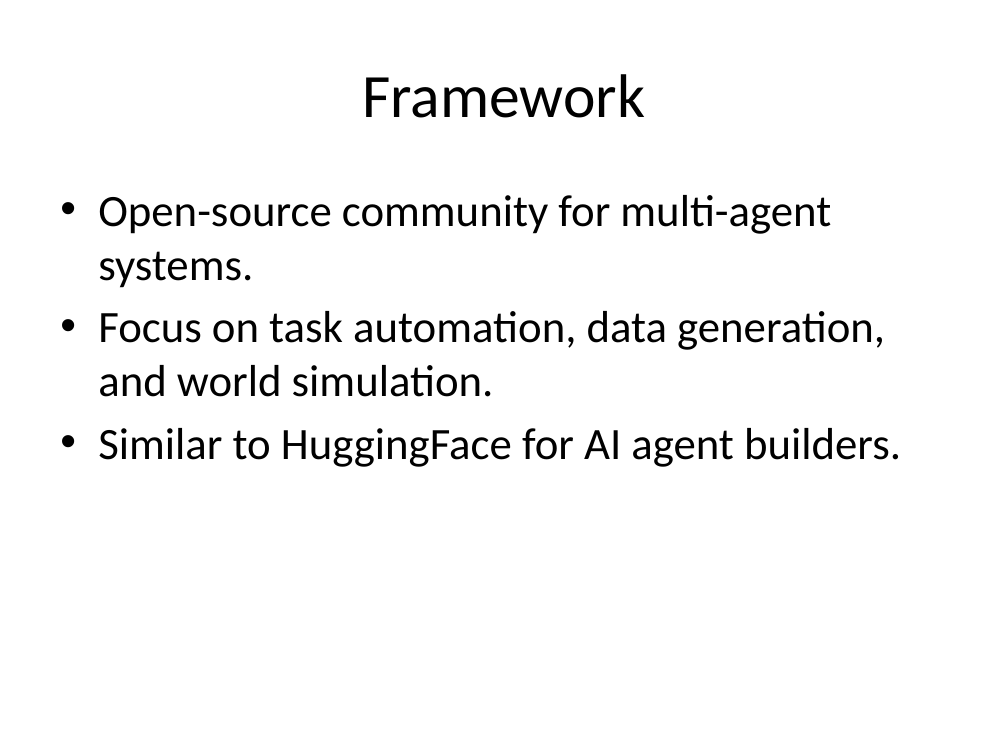
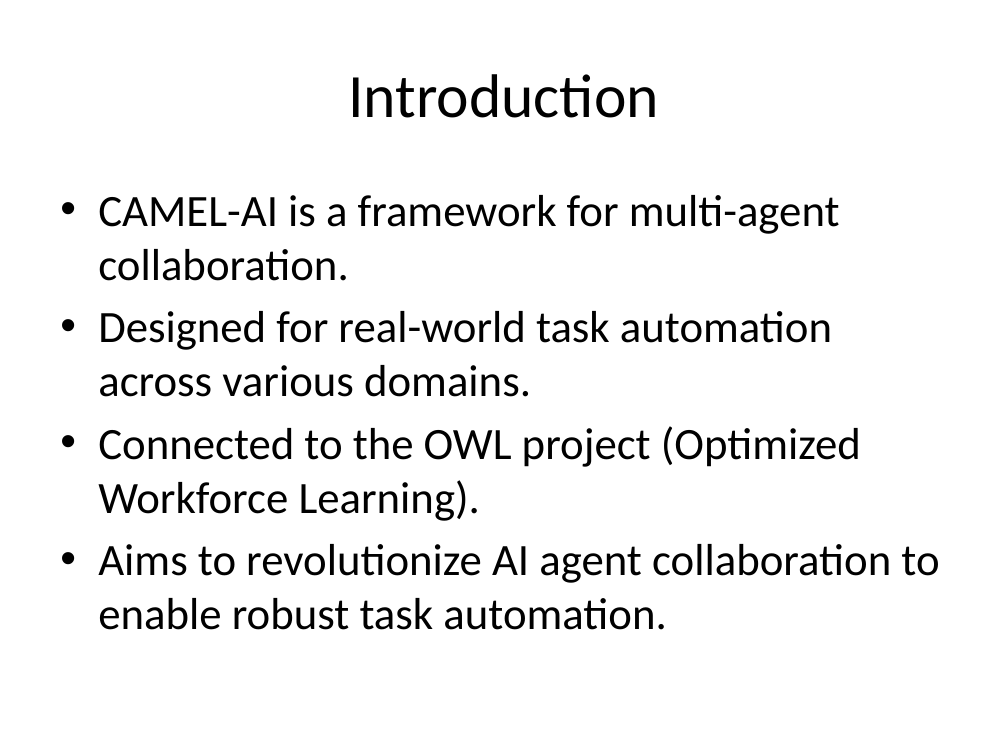
Before and after one commit to echo-yiyiyi/camel, a slide deck: slide 2 of pptx_outputs/CAMEL-AI_Presentation.pptx. Drawn at 1008x756 pixels with LibreOffice and Linux fonts; fonts in the diff are those of the drawing. Boxes give left, top, right and bottom in pixels: in the first picture for what was removed or moved away, otherwise in the second. Text is boxed around its words. In the diff, an @@ line names an element or a change of style, - is before the commit and + after.

```diff
--- a/pptx_outputs/CAMEL-AI_Presentation.pptx
+++ b/pptx_outputs/CAMEL-AI_Presentation.pptx
@@ title at (348, 74, 659, 118): text changed @@
-Framework
+Introduction
@@ text at (98, 195, 939, 630): text changed @@
-• Open-source community for multi-agent systems.
-• Focus on task automation, data generation, and world simulation.
-• Similar to HuggingFace for AI agent builders.
+• CAMEL-AI is a framework for multi-agent collaboration.
+• Designed for real-world task automation across various domains.
+• Connected to the OWL project (Optimized Workforce Learning).
+• Aims to revolutionize AI agent collaboration to enable robust task automation.
```
Also in this commit, not shown: 2 other slides changed, 3 slides added, 2 slides removed, 28 other files.
